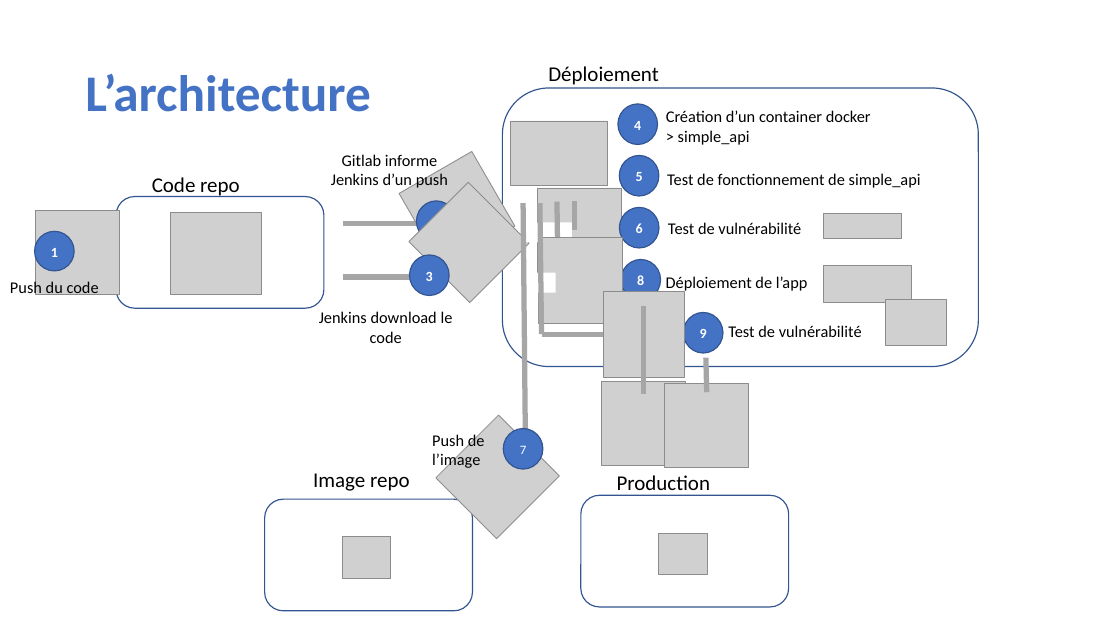
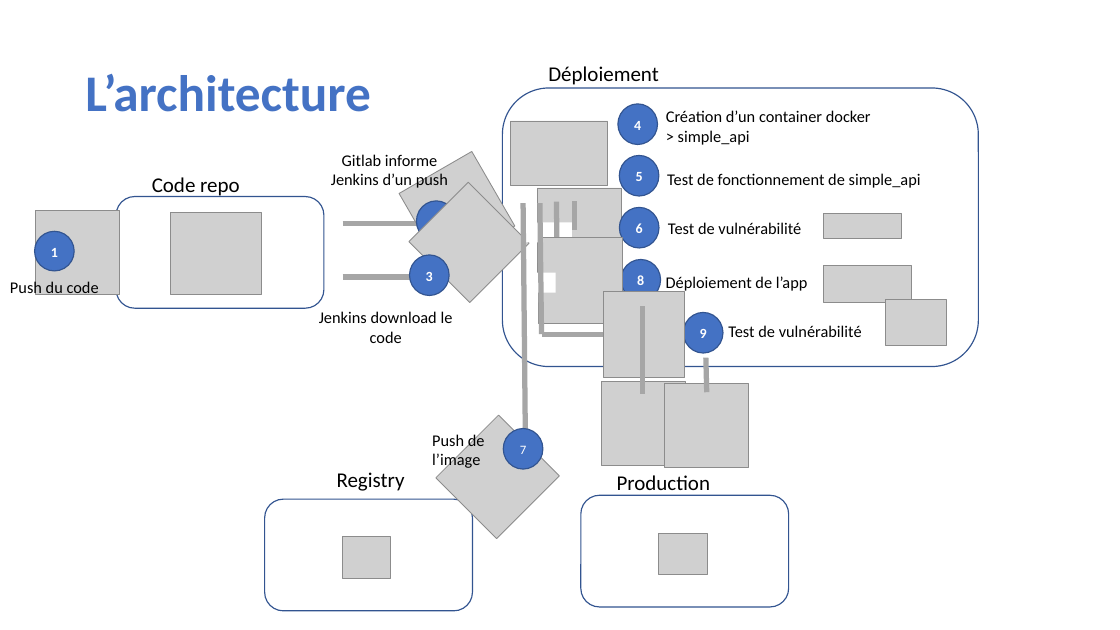
Before and after one commit to FlorianVigier/4DVOP_POZOS, a slide deck: slide 6 of 4DVOP.pptx. Drawn at 1120x630 pixels with LibreOffice and Linux fonts; fonts in the diff are those of the drawing; grey boxes stand for pictures; background and template pictures are left out. Boxes give left, top, right and bottom in pixels: in the first picture for what was removed or moved away, otherwise in the second. Text is boxed around its words. In the diff, an @@ line names an element or a change of style, - is before the commit and + after.

```diff
--- a/4DVOP.pptx
+++ b/4DVOP.pptx
@@ text at bbox=[337, 472, 405, 491]: text changed @@
-Image repo
+Registry
```
Also in this commit, not shown: 3 other slides changed, 1 slide added, 4 other files.
